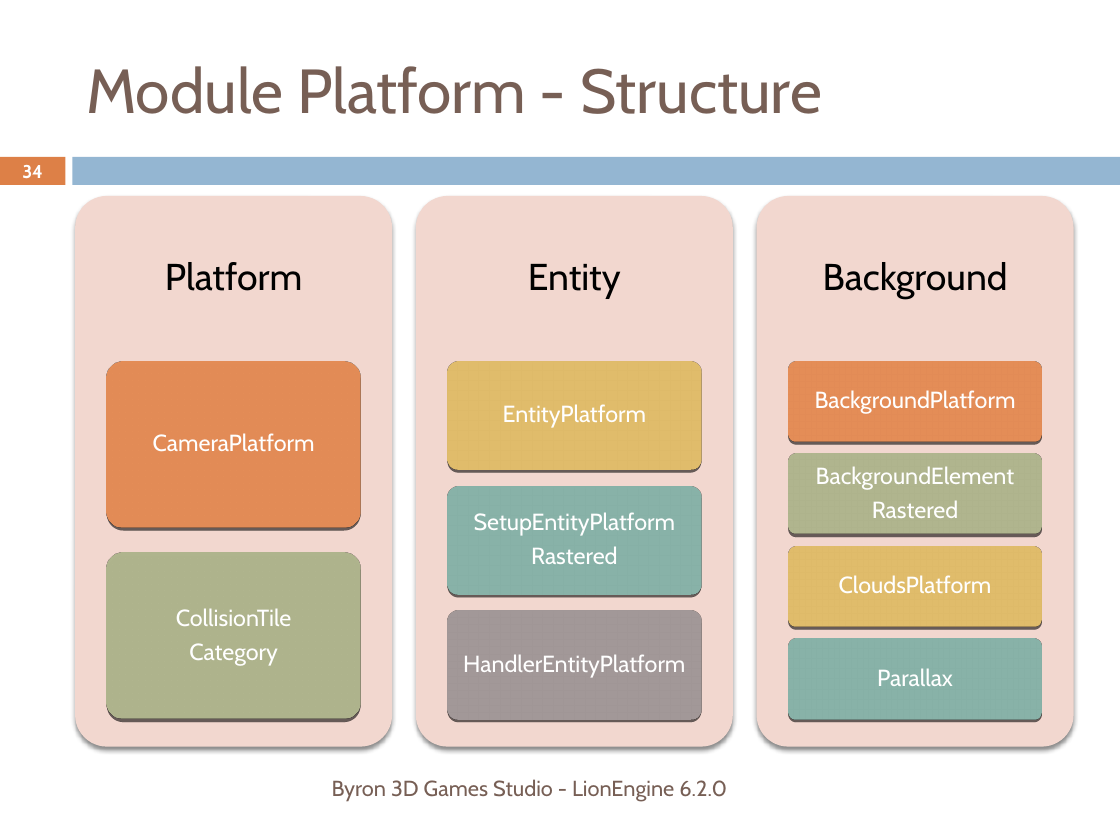
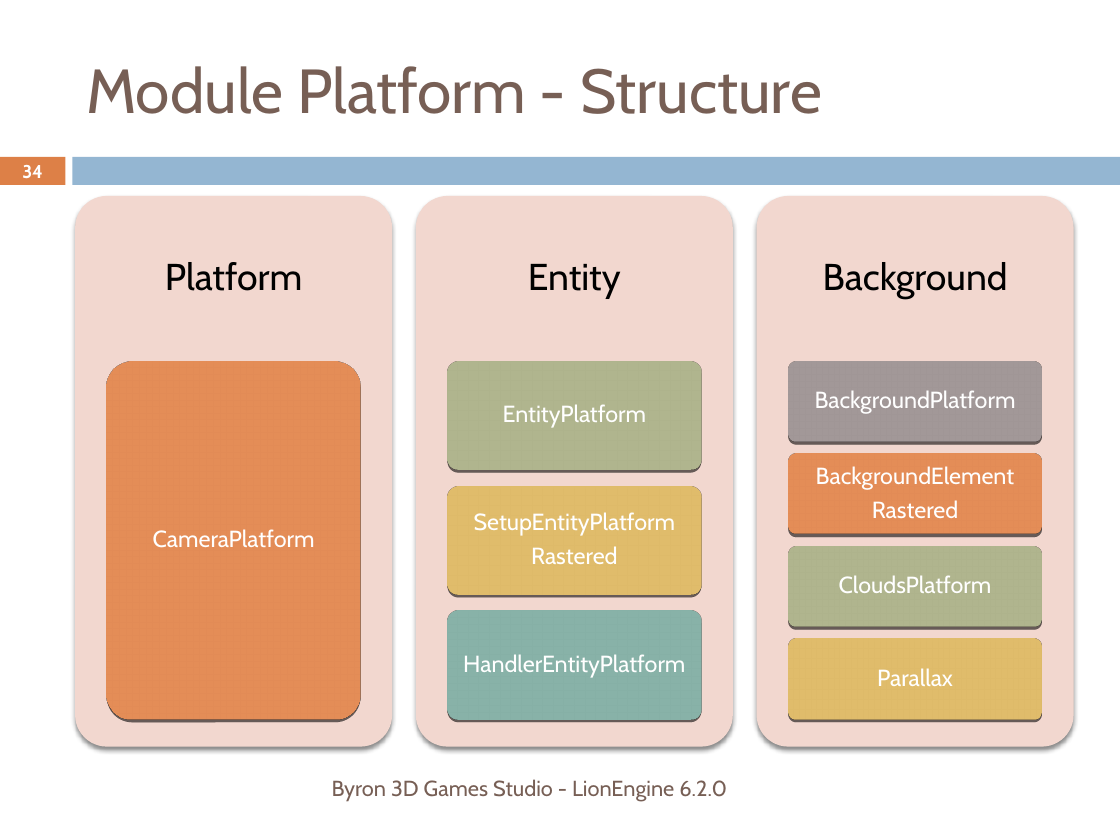
Before and after one commit to b3dgs/lionengine, a slide deck: slide 34 of doc/src/lionengine.pptx. Drawn at 1120x840 pixels with LibreOffice and Linux fonts; fonts in the diff are those of the drawing. Boxes give left, top, right and bottom in pixels: in the first picture for what was removed or moved away, otherwise in the second. Text is boxed around its words. In the diff, an @@ line names an element or a change of style, - is before the commit and + after.

```diff
--- a/doc/src/lionengine.pptx
+++ b/doc/src/lionengine.pptx
@@ rounded rectangle: place and size @@
-rounded rectangle at [106,362,360,528]
+rounded rectangle at [106,362,360,720]
@@ text "CameraPlatform": place and size @@
-text "CameraPlatform" at [153,433,315,452]
+text "CameraPlatform" at [153,529,315,548]
@@ rounded rectangle at [448,362,701,470]: fill #D8B25C to #A5AB81 @@
@@ rounded rectangle added at [788,362,1042,442], fill #968C8C @@
@@ rounded rectangle: place and size @@
-rounded rectangle at [788,362,1042,442]
+rounded rectangle at [788,454,1042,534]
@@ rounded rectangle at [448,486,701,595]: fill #7BA79D to #D8B25C @@
@@ rounded rectangle removed at [106,553,360,719] @@
@@ rounded rectangle: place and size @@
-rounded rectangle at [788,454,1042,534]
+rounded rectangle at [788,547,1042,627]
@@ text removed at [176,608,292,666] @@
-CollisionTile
-Category
@@ rounded rectangle at [448,610,701,719]: fill #968C8C to #7BA79D @@
@@ rounded rectangle: place and size @@
-rounded rectangle at [788,547,1042,627]
+rounded rectangle at [788,638,1042,719]
@@ rounded rectangle removed at [788,638,1042,719] @@
```
Also in this commit, not shown: 4 other slides changed, 2 other files.
